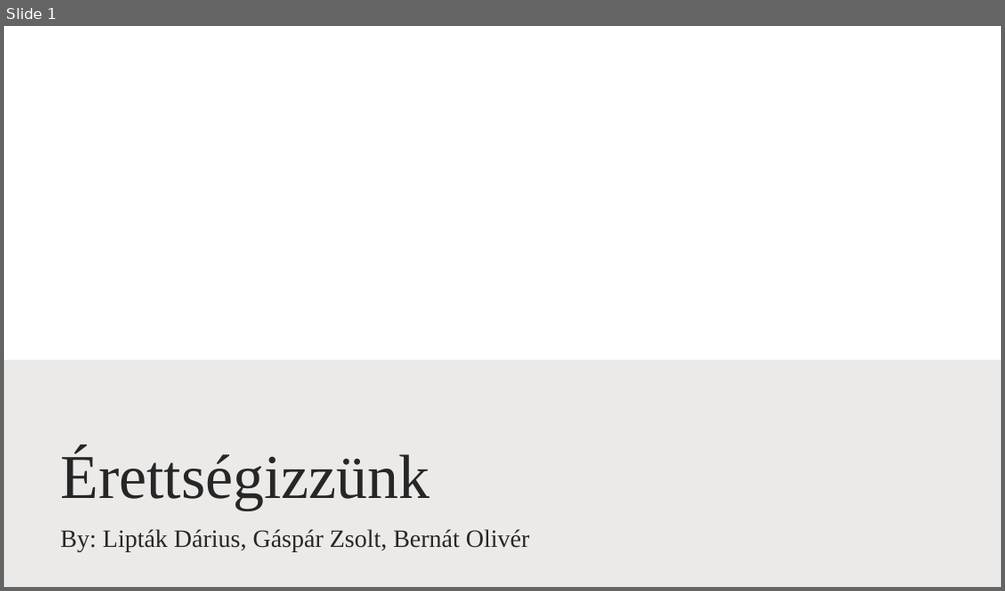
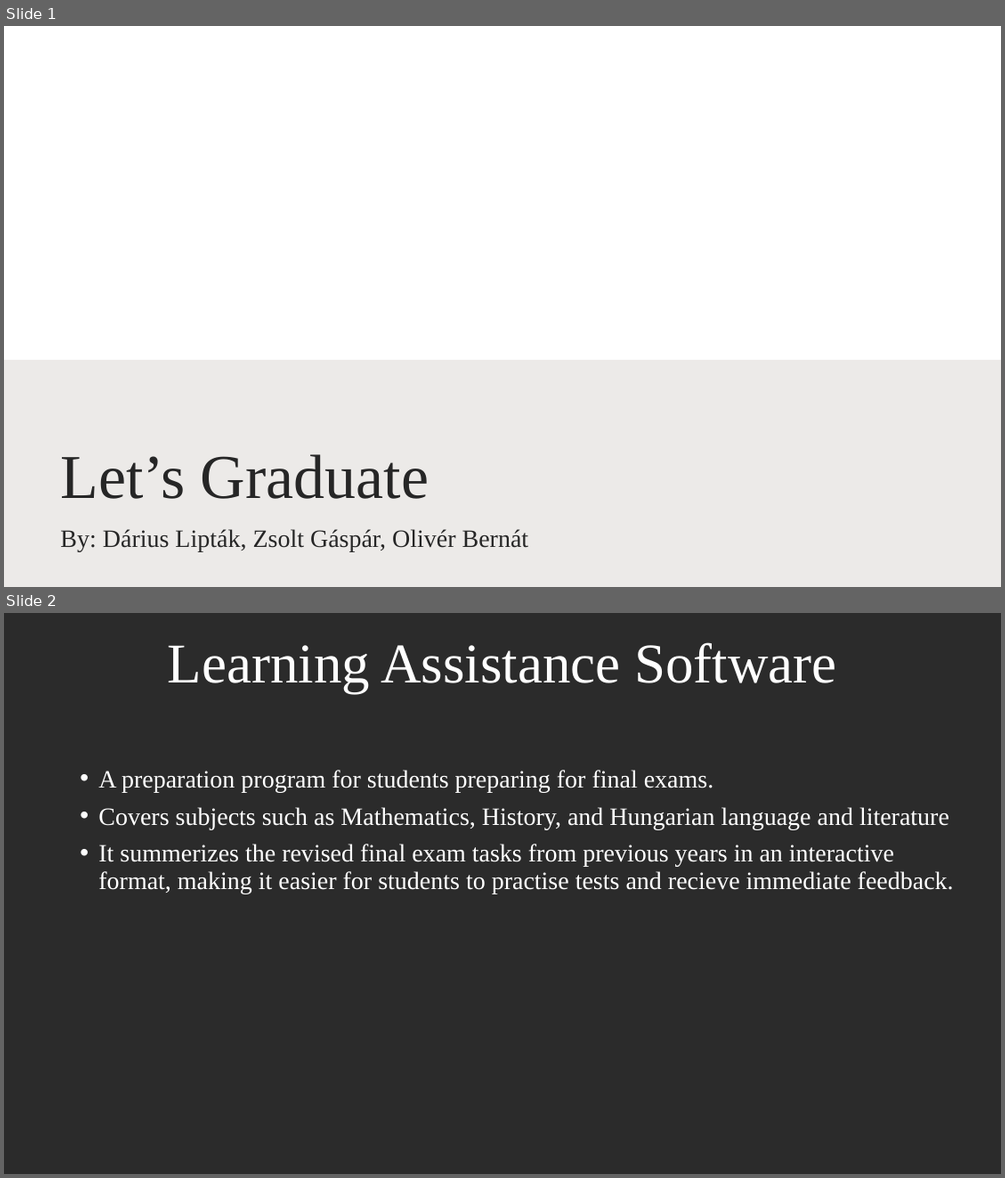
Before and after one commit to zsolti6/Erettsegizzunk, a slide deck: erettsegizzunk.pptx. Shown one above the other, each under a label of ours: slide 1 before the commit, slides 1 and 2 after it. The pictures are 1005x591 and 1005x1178 pixels, drawn with LibreOffice and Linux fonts; fonts in the diff are those of the drawing; background and template pictures are left out; a plain dark background stands for a picture behind light text. Boxes give left, top, right and bottom in pixels: in the first picture for what was removed or moved away, otherwise in the second. Text is boxed around its words. In the diff, an @@ line names an element or a change of style, - is before the commit and + after.

```diff
--- a/erettsegizzunk.pptx
+++ b/erettsegizzunk.pptx
@@ slide 2 added at (4,613,1001,1174), background picture (left out) @@
@@ title added at (168,642,836,693), 54 pt, text #FFFFFF @@
+Learning Assistance Software
@@ text added at (98,770,954,893), 24 pt, text #FFFFFF @@
+• A preparation program for students preparing for final exams.
+• Covers subjects such as Mathematics, History, and Hungarian language and literature
+• It summerizes the revised final exam tasks from previous years in an interactive format, making it easier for students to practise tests and recieve immediate feedback.
@@ slide 1 changed as well @@
@@ title at (60,454,429,499): text changed @@
-Érettségizzünk
+Let’s Graduate
@@ subtitle at (60,529,529,551): text changed @@
-By: Lipták Dárius, Gáspár Zsolt, Bernát Olivér
+By: Dárius Lipták, Zsolt Gáspár, Olivér Bernát
```
Also in this commit, not shown: 3 other slides changed, 6 other slides added, 13 slides removed, 2 other files.
